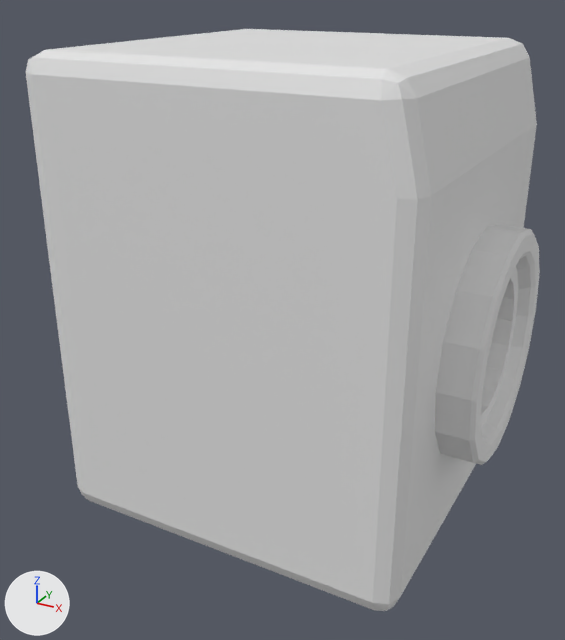
A saved change to the Blender file Assets/_Game/Art/3D/Models/washer.blend.
One viewpoint serves both versions: a 50 mm lens placed at (1.91, -3.73, 2.83), pointed at (-0.04, -0.18, 1.05). Every picture has the same lights, and +X, +Y and +Z are marked at lower left.

Script lines for the objects in view, before the commit:
```python
me_cube_001 = bpy.data.meshes.new('Cube.001')
me_cube_001.from_pydata(...)  # 101 vertices, 97 faces; spans x -1.0..1.0, y -1.0..1.0, z 0.0..2.52
# before: 35 (0.92, -0.9, 2.42) at pixel (417, 98), 38 (0.87, -0.9, 2.49) at pixel (406, 77), 51 (0.92, 0.9, 2.42) at pixel (529, 57), 54 (0.87, 0.9, 2.49) at pixel (522, 43), 63 (1.0, 0.38, 1.48)
# before: 65 (1.0, -0.38, 1.48), 68 (1.0, 0.9, 2.07) at pixel (536, 123), 71 (1.0, -0.9, 2.07) at pixel (431, 195), 75 (1.0, 0.0, 1.6)
me_cylinder = bpy.data.meshes.new('Cylinder')
me_cylinder.from_pydata(...)  # 160 vertices, 162 faces; spans x 0.831..1.044, y -0.618..0.618, z -0.618..0.618
ob_cube = bpy.data.objects.new('Cube', me_cube_001)
ob_cube.location = (0.0, 0.0, 0.0)
ob_cylinder = bpy.data.objects.new('Cylinder', me_cylinder)
ob_cylinder.location = (0.143, 0.0, 1.083)
```
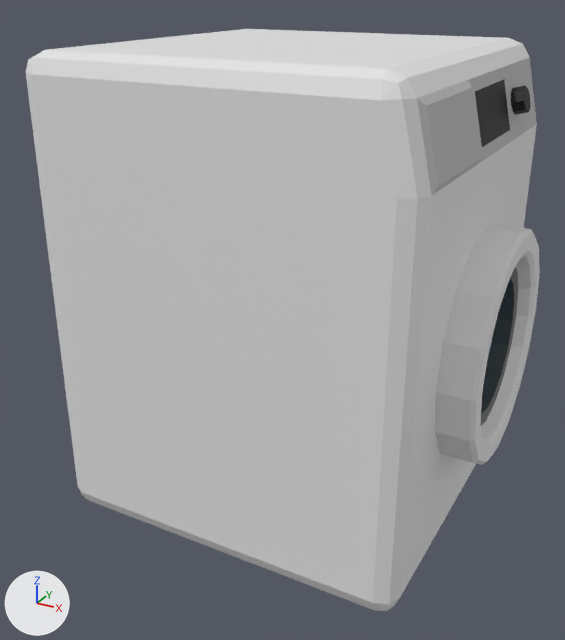
What changed in the scene script:
```text
Add mat_material_004:
    mat_material_004 = principled_material('Material.004')
    mat_material_004.base_color = (0.0509, 0.0509, 0.0509)  # black #404040
Add mat_material:
    mat_material = principled_material('Material')
    mat_material.base_color = (0.8, 0.8, 0.8)  # white #e7e7e7
Add mat_material_003:
    mat_material_003 = principled_material('Material.003')
    mat_material_003.base_color = (0.166, 0.565, 0.8)  # cyan #71c6e7
Add mat_material_005:
    mat_material_005 = principled_material('Material.005')
    mat_material_005.base_color = (0.514, 0.514, 0.514)  # grey #bebebe
Add mat_material_002:
    mat_material_002 = principled_material('Material.002')
    mat_material_002.base_color = (0.0, 0.0, 0.0)  # black #000000
Add mat_material_001:
    mat_material_001 = principled_material('Material.001')
    mat_material_001.base_color = (0.8, 0.8, 0.8)  # white #e7e7e7
Change me_cube_001:
    used by ob_cube; location = (0.0, 0.0, 0.0)
    verts and faces of me_cube_001; kept vertices keep their numbers, new ones are numbered from 101
    remove me_cube_001.from_pydata(...)  # 101 vertices, 97 faces; spans x -1.0..1.0, y -1.0..1.0, z 0.0..2.52
    add me_cube_001.from_pydata(...)  # 127 vertices, 116 faces; spans x -1.0..1.04, y -1.0..1.0, z 0.0..2.52
    me_cube_001 part 1: a new loose piece of 16 vertices spanning x 0.88..1.04, y 0.4..0.53, z 2.16..2.32, in mat_material_002 (black #000000)
    me_cube_001 part 2
    add delete_faces([(35, 71, 68, 51), (35, 51, 54, 38), (63, 68, 71, 65, 75)])
    add verts[101] = (0.94, -0.87, 2.39)  # pixel (426, 105)
    add verts[102] = (0.93, 0.32, 2.36)  # pixel (504, 79)
    add verts[103] = (0.99, 0.32, 2.12)  # pixel (510, 129)
    add verts[104] = (1.01, -0.87, 2.1)  # pixel (437, 186)
    add verts[105] = (0.94, -0.28, 2.39)  # pixel (471, 87)
    add verts[106] = (1.01, -0.29, 2.1)  # pixel (480, 158)
    add verts[107] = (0.99, -0.19, 2.12)  # pixel (481, 147)
    add verts[108] = (0.93, -0.18, 2.36)  # pixel (474, 91)
    add verts[109] = (0.92, -0.25, 2.42)  # pixel (468, 79)
    add verts[110] = (1.0, -0.27, 2.07)  # pixel (478, 163)
    add faces += [(102, 108, 107, 103)]  # mat_material_002 (black #000000)
    add faces += [(35, 109, 51, 54, 38), (63, 68, 110, 71, 65, 75)]  # mat_material_001 (white #e7e7e7)
    add faces += [(101, 104, 106, 105), (35, 71, 104, 101), (71, 110, 106, 104), (35, 101, 105, 109), (105, 106, 110, 109), (51, 109, 108, 102)]  # mat_material_005 (grey #bebebe)
    add faces += [(51, 102, 103, 68), (68, 103, 107, 110), (107, 108, 109, 110)]  # mat_material_005 (grey #bebebe)
    add me_cube_001.materials.append(mat_material_001)  # white #e7e7e7
    add me_cube_001.materials.append(mat_material_002)  # black #000000
    add me_cube_001.materials.append(mat_material_005)  # grey #bebebe
Change me_cylinder:
    where me_cylinder.from_pydata(...)  # 160 vertices, 162 faces; spans x 0.831..1.044, y -0.618..0.618, z -0.618..0.618
    used by ob_cylinder; location = (0.143, 0.0, 1.083)
    me_cylinder part 3: all 32 faces centred in x 0.921..0.968, y -0.389..0.389, z -0.389..0.389 switch from no material to mat_material_004 (black #404040)
    add me_cylinder.materials.append(mat_material)  # white #e7e7e7
    add me_cylinder.materials.append(mat_material_003)  # cyan #71c6e7
```

Where the change shows, as pixel boxes [x1, y1, x2, y2] in the pictures (565 x 640 px):
part 1 of me_cube_001, added (black)
    after: [511, 85, 531, 114]
part 2 of me_cube_001, built on
    both: [407, 44, 537, 287]
part 3 of me_cylinder, recoloured (grey to black)
    both: [481, 267, 518, 426]
